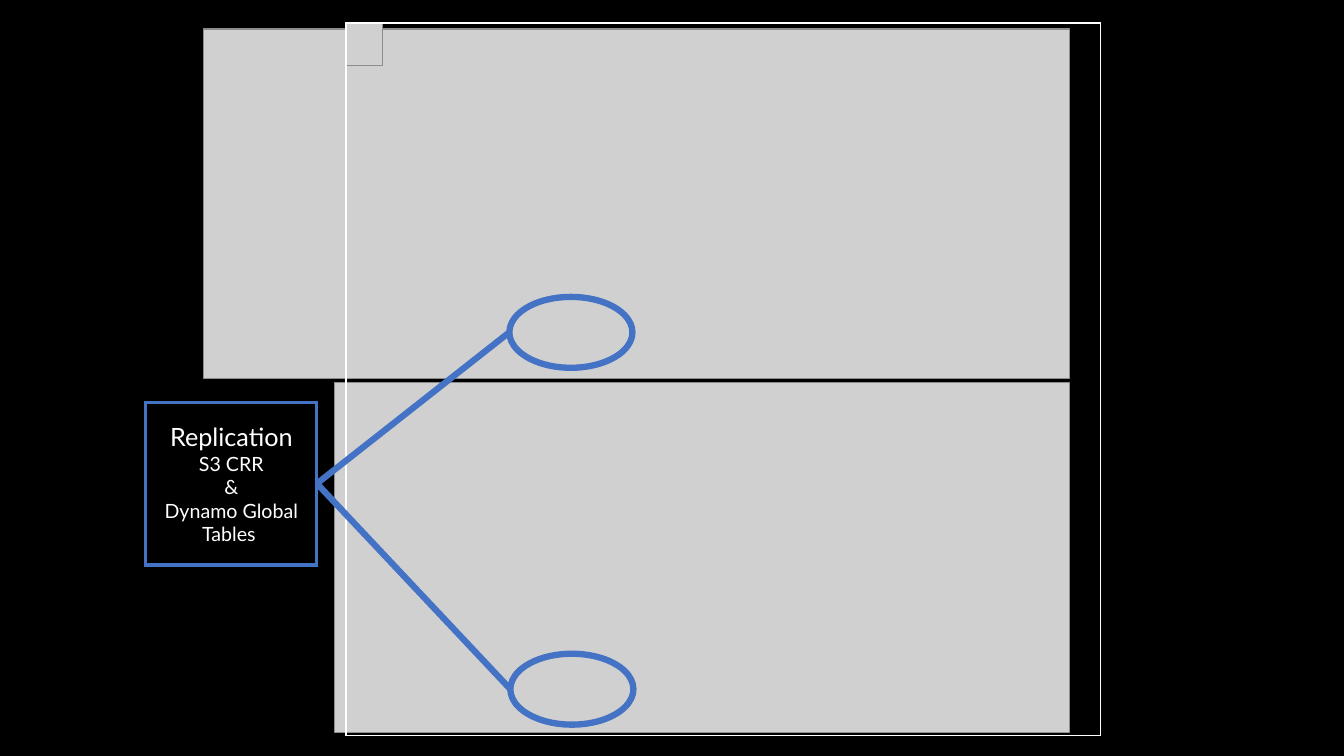
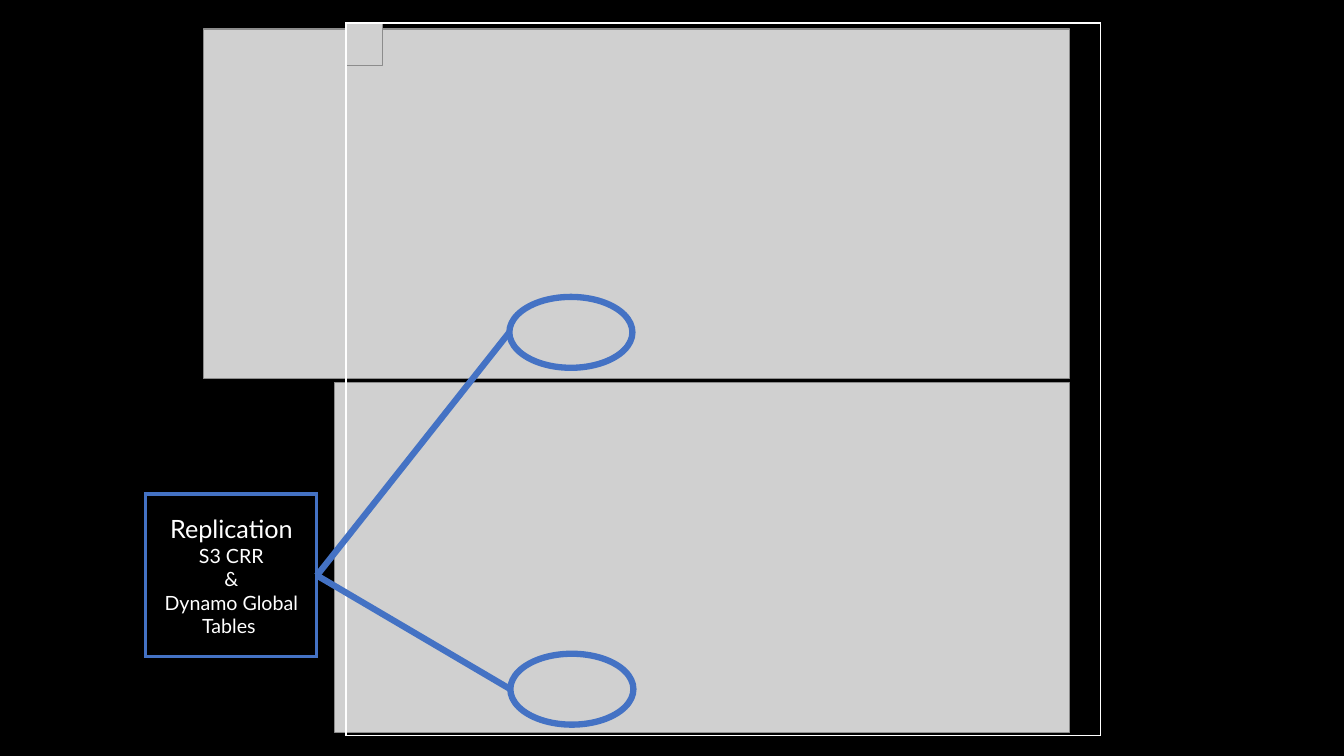
Before and after one commit to michaelgeiser/kiro-agentcore-app, a slide deck: slide 44 of documentation/AI Presentation Coach.pptx. Drawn at 1344x756 pixels with LibreOffice and Linux fonts; fonts in the diff are those of the drawing; grey boxes stand for pictures. Boxes give left, top, right and bottom in pixels: in the first picture for what was removed or moved away, otherwise in the second. Text is boxed around its words. In the diff, an @@ line names an element or a change of style, - is before the commit and + after.

```diff
--- a/documentation/AI Presentation Coach.pptx
+++ b/documentation/AI Presentation Coach.pptx
@@ line moved from (317, 484) - (509, 333) to (317, 576) - (509, 333) @@
@@ rectangle "Replication": place and size @@
-rectangle "Replication" at box(146, 402, 318, 566)
+rectangle "Replication" at box(146, 494, 318, 657)
@@ line moved from (317, 484) - (510, 690) to (317, 576) - (510, 690) @@
```
Also in this commit, not shown: 4 other slides changed, 3 other files.
